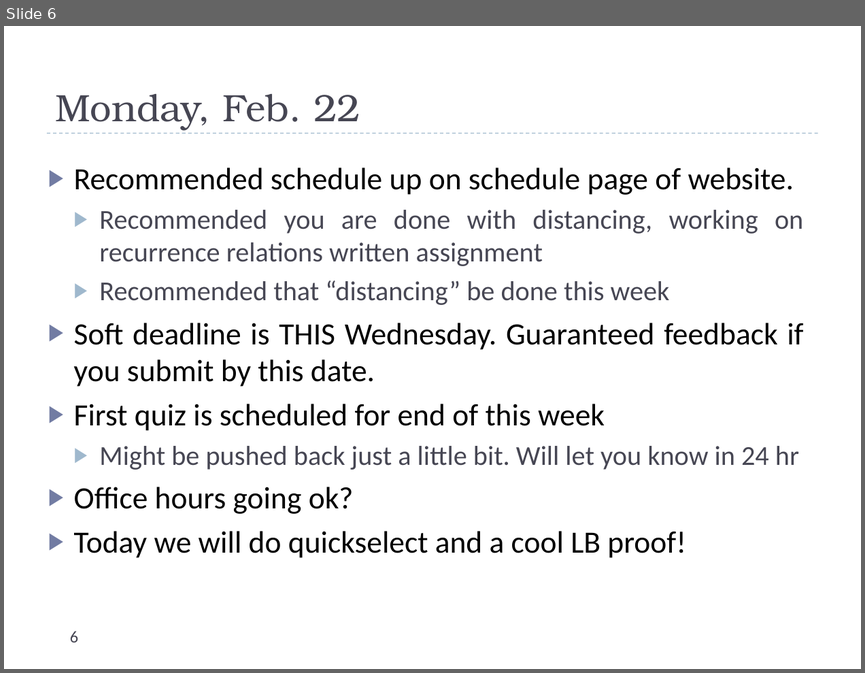
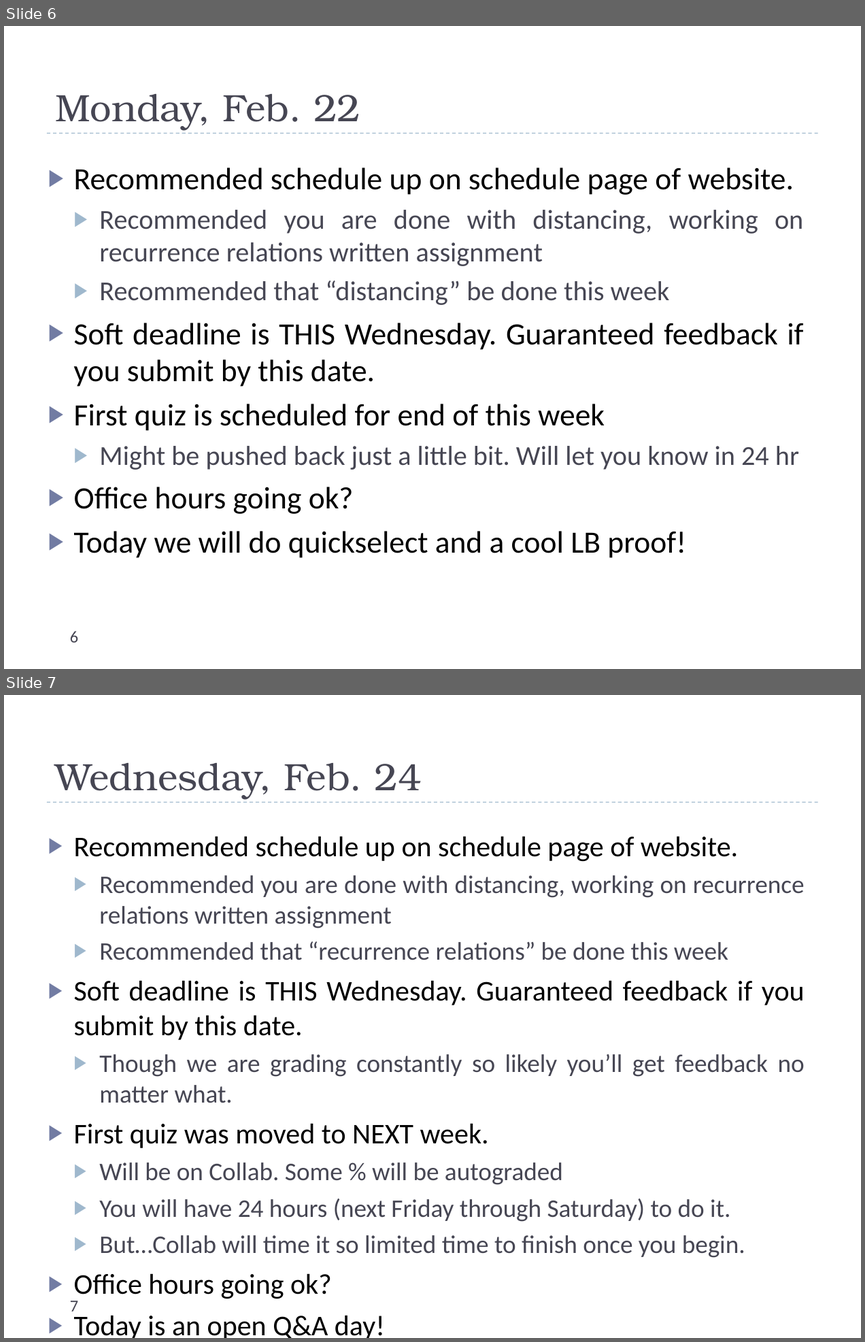
Before and after one commit to uva-cs/cs4102-f21, a slide deck: slides/dailyannouncements_mf.pptx. Shown one above the other, each under a label of ours: slide 6 before the commit, slides 6 and 7 after it. The pictures are 865x673 and 865x1342 pixels, drawn with LibreOffice and Linux fonts; fonts in the diff are those of the drawing. Boxes give left, top, right and bottom in pixels: in the first picture for what was removed or moved away, otherwise in the second. Text is boxed around its words. In the diff, an @@ line names an element or a change of style, - is before the commit and + after.

Commit message:
adding BFS slides

```diff
--- a/slides/dailyannouncements_mf.pptx
+++ b/slides/dailyannouncements_mf.pptx
@@ slide 7 added at bbox=[4, 695, 861, 1338], background #FFFFFF; not listed: 1 template element that a slide beside it also shows @@
@@ title added at bbox=[55, 763, 422, 799], 32 pt, text #464653 @@
+Wednesday, Feb. 24
@@ text added at bbox=[74, 836, 804, 1301], 21.3 pt, text #464653 @@
+▶ Recommended schedule up on schedule page of website.
+  ▶ Recommended you are done with distancing, working on recurrence relations written assignment
+  ▶ Recommended that “recurrence relations” be done this week
+▶ Soft deadline is THIS Wednesday. Guaranteed feedback if you submit by this date.
+  ▶ Though we are grading constantly so likely you’ll get feedback no matter what.
+▶ First quiz was moved to NEXT week.
+  ▶ Will be on Collab. Some % will be autograded
+  ▶ You will have 24 hours (next Friday through Saturday) to do it.
+  ▶ But…Collab will time it so limited time to finish once you begin.
+▶ Office hours going ok?
+▶ Today is an open Q&A day!
@@ page number added at bbox=[70, 1300, 78, 1311], 14 pt, text #464653 @@
+7
```
Also in this commit, not shown: 3 other files.
